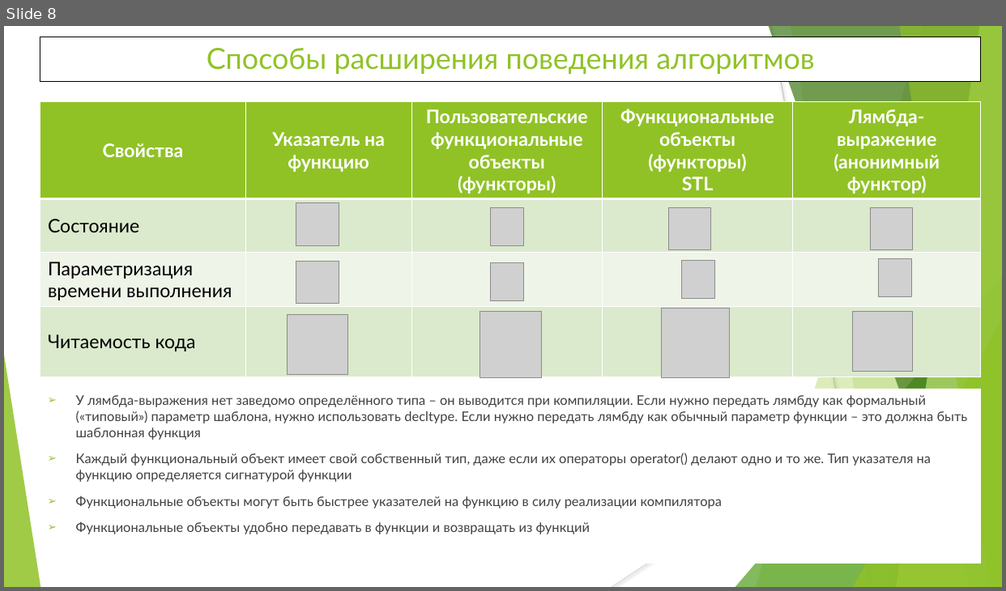
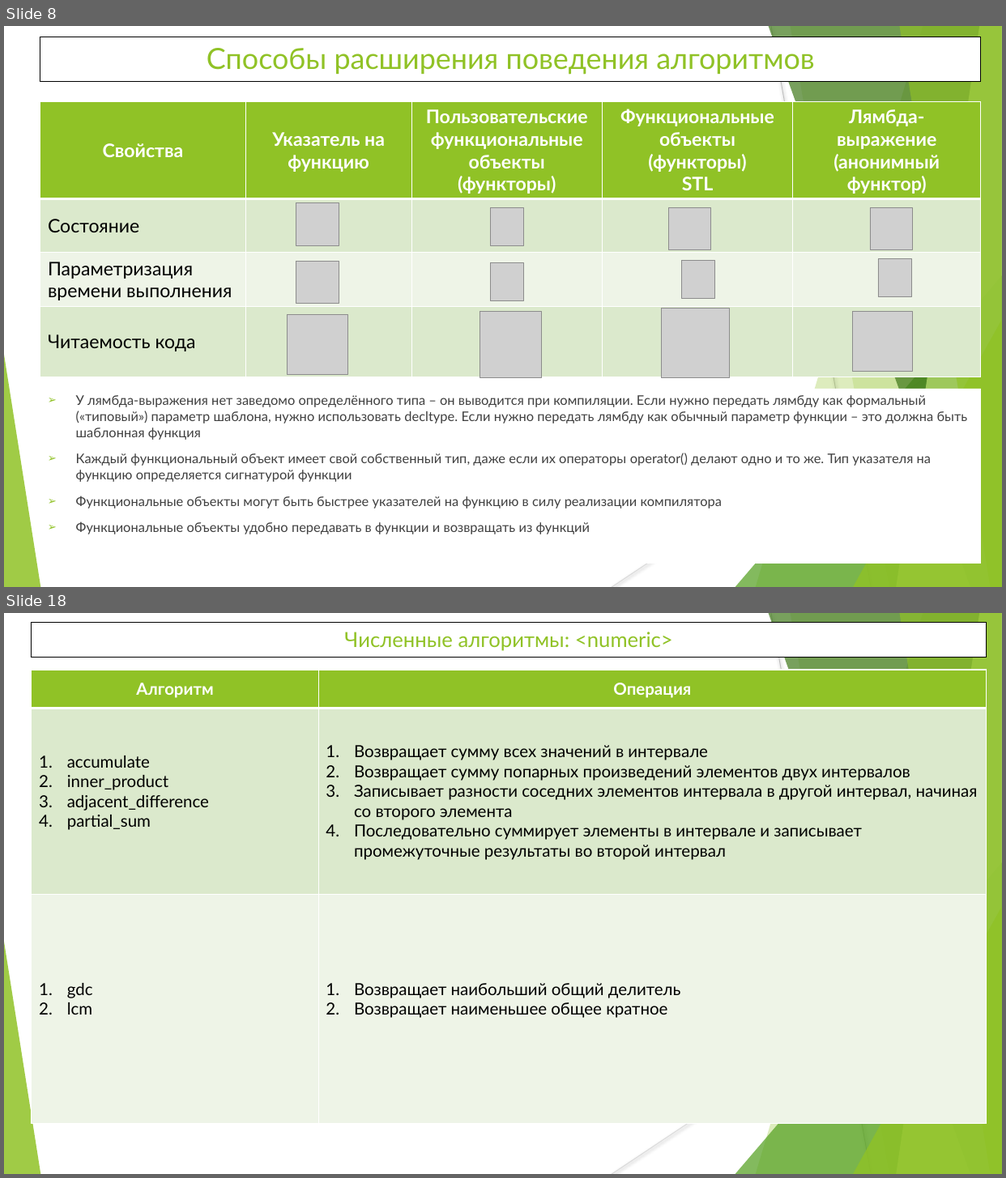
Before and after one commit to WhiteCatStudies/lectures, a slide deck: lecture6/lecture6.pptx. Shown one above the other, each under a label of ours: slide 8 before the commit, slides 8 and 18 after it; the slides between them are not shown. The pictures are 1006x591 and 1006x1178 pixels, drawn with LibreOffice and Linux fonts; fonts in the diff are those of the drawing; grey boxes stand for pictures. Boxes give left, top, right and bottom in pixels: in the first picture for what was removed or moved away, otherwise in the second. Text is boxed around its words. In the diff, an @@ line names an element or a change of style, - is before the commit and + after.

```diff
--- a/lecture6/lecture6.pptx
+++ b/lecture6/lecture6.pptx
@@ slide 18 added at (4,613,1002,1174), background #FFFFFF; not listed: 10 template elements that a slide beside it also shows @@
@@ rectangle added at (32,623,987,658), fill #FFFFFF, outline #000000 0.75 pt, 20 pt, text #90C226 @@
+Численные алгоритмы: <numeric>
@@ table added at (32,670,987,1123), 3 rows, 2 columns @@
+Алгоритм | Операция
+accumulate / inner_product / adjacent_difference / partial_sum | Возвращает сумму всех значений в интервале / Возвращает сумму попарных произведений элементов двух интервалов / Записывает разности соседних элементов интервала в другой интервал, начиная со второго элемента / Последовательно суммирует элементы в интервале и записывает промежуточные результаты во второй интервал
+gdc / lcm | Возвращает наибольший общий делитель / Возвращает наименьшее общее кратное
```
Also in this commit, not shown: 3 slides changed, 10 other slides added, 10 other files.
